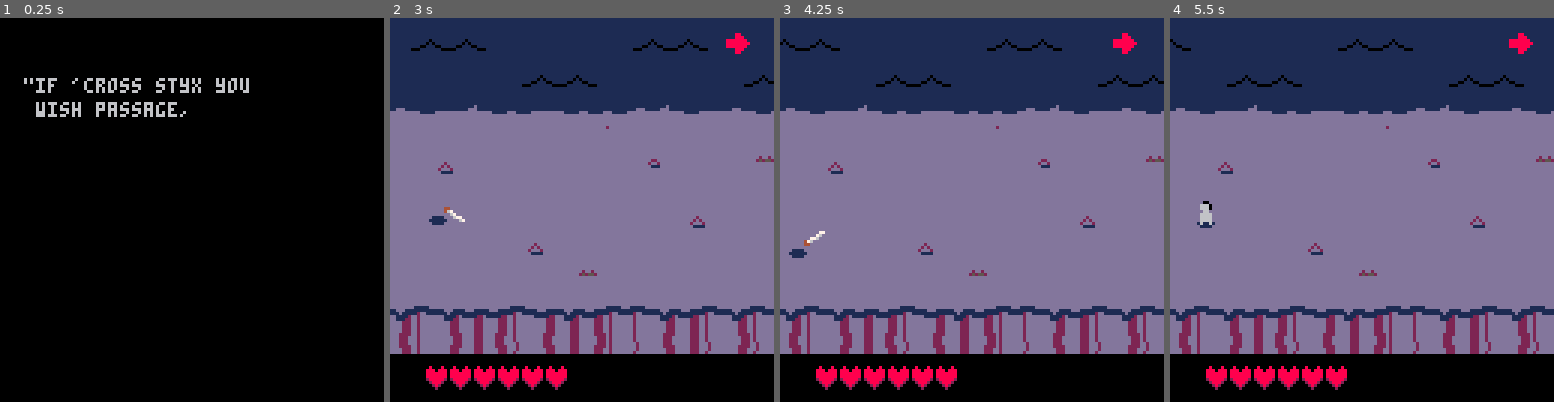
Above: before the commit, frames 1-4 (left to right).
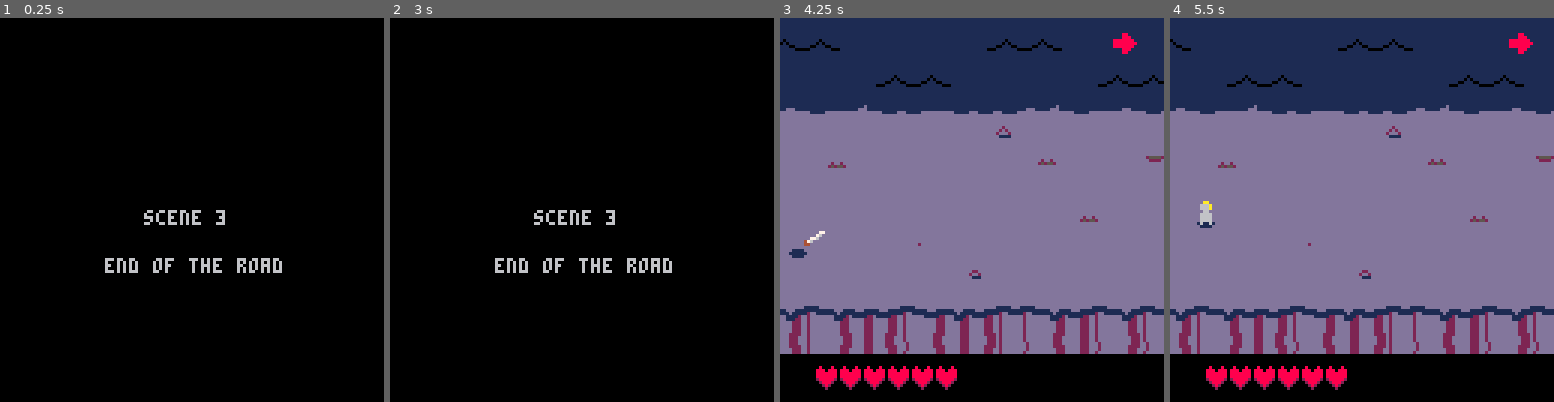
Above: after the commit, the same moments.

Repository: akbiggs/Scuffle
Game: PICO-8 cartridge scuffle.p8
Same seed, same stepped clock (60 frames per second), same inputs: the game is played once before the commit and once after it.
Inputs:
- Up to frame 1 (0.25 s): no input
- Up to frame 2 (3 s): tap X (X key) at 0.33, 1.07, 1.85, 2.97 s; tap O (Z key) at 0.7, 1.7, 2.1, 2.5, 2.9 s; hold Right 1.6-2.1 s; hold Up 2.15-2.42 s; hold Right from 2.47 s (still down)
- Up to frame 3 (4.25 s): release Right at 3.03 s; hold Left 3.08-3.58 s; tap O (Z key) at 3.3, 3.7, 4.1 s; hold Down 3.63-3.97 s; hold Right from 4.02 s (still down); tap X (X key) at 4.08 s
- Up to frame 4 (5.5 s): tap O (Z key) at 4.5, 4.9, 5.3 s; release Right at 4.68 s; hold Up 4.73-5.03 s; hold Left from 5.08 s (still down); tap X (X key) at 5.2 s

The runs differ from the first frame. In frame 1, 2.6% of the frame differs, in the area x 6-74%, y 15-67%; in frame 2, 88%, in the area x 0-100%, y 0-97%; in frame 3, 0.5%; in frame 4, 0.5%.

Commit message:
Soul flow

Diff:
--- a/scuffle.p8
+++ b/scuffle.p8
@@ -1321,7 +1321,7 @@
     add(bullets,
         bullet(
           -- invisible
-          anim_single(9),
+          anim_single(25),
           self.pos,
           vec(),
           spike.damaging_time,
@@ -1420,10 +1420,9 @@
 local player = class.build()
 player.skin_colors = {
   6
-  --4, 9, 15
 }
 player.hair_colors = {
-  0, 6, 10
+  0, 10
 }
 
 function player:init_anims()
@@ -1720,14 +1719,21 @@
 
 local soul = class.build()
 
+soul.powerup_start = 180
+soul.push_end = 270
+
 function soul:_init(pos, state)
   self.pos = vec(pos)
   self.vel = vec()
   -- open the floodgates for
   -- some hacky stuff
   self.state = state
-
-  self.life = 12
+  self.lock_cam = false
+
+  -- we'll pretend it only
+  -- takes two hits to kill
+  -- this thing
+  self.life = 30000
   self.skin_color =
       rnd_in(player.skin_colors)
   self.hair_color =
@@ -1741,8 +1747,8 @@
 
   self.unaware = true
   self.greeting = false
-  self.shouting = false
-  self.powering_up = false
+  self.angry = false
+  self.ded = false
 
   self.greeting_frames = 0
   self.angry_frames = 0
@@ -1755,6 +1761,7 @@
   then
     self.unaware = false
     self.greeting = true
+    self.lock_cam = true
     self.dialog = soul_dialog({
       "hi! have you seen the ferryman?"
     }, {
@@ -1771,13 +1778,19 @@
     -- becoming hostile, start
     -- the tunez.
     self.confused = false
-    self.shouting = true
+    self.greeting = false
+    self.angry = true
+    self.old_skin =
+        self.skin_color
+    self.old_hair =
+        self.hair_color
     self.dialog = soul_dialog({
       "so you're a monster too.",
       "you won't take my fare!",
     }, {
       start_delay=80,
       end_delay=80,
+      line_delay=60,
       color=8,
     }),
     music(10)
@@ -1791,10 +1804,62 @@
     self.left = false
   end
 
-  self.greeting_frames += 1
+  self.greeting_frames = min(
+      30000,
+      self.greeting_frames + 1)
 end
 
 function soul:be_angry(player)
+  if self.angry_frames > soul.powerup_start and
+     self.hitstun_cooldown > 0
+  then
+    self.hair_color = self.old_hair
+    self.skin_color = self.old_skin
+    self.anim = anim_single(4)
+    self.angry = false
+    self.ded = true
+    music(16)
+    -- todo: death sfx
+    -- todo: gold drop
+    self.lock_cam = false
+    self.dialog = soul_dialog({
+      "... why...?",
+      "i'll never see them again...",
+    }, {
+      duration=10,
+      start_delay=40,
+      end_delay=100,
+    })
+  end
+
+  -- in some frames between a
+  -- line of dialogue, shove
+  -- the player back.
+  self.angry_frames = min(30000,
+      self.angry_frames + 1)
+
+  if in_range(
+          self.angry_frames,
+          soul.powerup_start,
+          soul.push_end)
+  then
+    if self.angry_frames ==
+       self.powerup_start
+    then
+      sfx(30)
+    end
+
+    local speed = soul.push_end -
+        self.angry_frames
+    player.pos =
+        player.pos:push_towards(
+            vec(self.pos.x - 80,
+                player.pos.y),
+            vec(0.015, 0) * speed)
+  end
+end
+
+function soul:play_dead(player)
   -- todo
 end
 
@@ -1814,6 +1879,9 @@
   elseif self.angry
   then
     self:be_angry(player)
+  elseif self.ded
+  then
+    self:play_dead(player)
   end
 
   if self.dialog != nil
@@ -1844,6 +1912,19 @@
         "!",
         text_pos.x, text_pos.y,
         6)
+  end
+
+  if self.angry and
+     self.angry_frames >= soul.powerup_start
+  then
+    local c1 = ternary(
+        self.angry_frames % 6 < 3,
+        8, 9)
+    local c2 = ternary(
+        self.angry_frames % 6 >= 3,
+        8, 9)
+    self.skin_color = c1
+    self.hair_color = c1
   end
 
   player.draw(self)
@@ -2084,7 +2165,7 @@
   -- todo: stage 2, stage 3
   if stage == 3
   then
-    return 128*2
+    return 128*3
   end
 
   return 128*3 + 16
@@ -2180,11 +2261,7 @@
 end
 
 function get_stage_3_waves()
-  return {
-    wave(0, {
-      soul(vec(100, 60), state),
-    })
-  }
+  return {}
 end
 
 function get_waves(stage)
@@ -2254,6 +2331,20 @@
   state.death_timer = 0
   state.outro_life = 0
 
+  if state.stage == 3
+  then
+    -- add soul manually to
+    -- enemies so we can walk
+    -- up to it (it's
+    -- convoluted)
+    state.soul = soul(
+        vec(300, 60),
+        state)
+    state.camera.give = -30
+    add(state.enemies,
+        state.soul)
+  end
+
   state.stage_end =
       get_stage_end(
           state.stage)
@@ -2328,7 +2419,7 @@
 		-- buttons, skip it
 		state.skip_intro_presses = 0
 
-  start_stage(1, state)
+  start_stage(3, state)
 
   -- uncomment this to
   -- skip long intro
@@ -2424,6 +2515,8 @@
   local cam_locked =
       any_wave_locking_cam(
           state.waves)
+      or (state.soul != nil and
+          state.soul.lock_cam)
 
   local p = state.player
   if p.life > 0 and
@@ -2599,6 +2692,8 @@
   -- advance
   if not any_wave_locking_cam(
       state.waves) and
+     (state.soul == nil or
+      not state.soul.lock_cam) and
      state.prompt_move_dist > 0
   then
   		spr(15,
Not shown, changed: the sound effects (__sfx__) section of scuffle.p8
